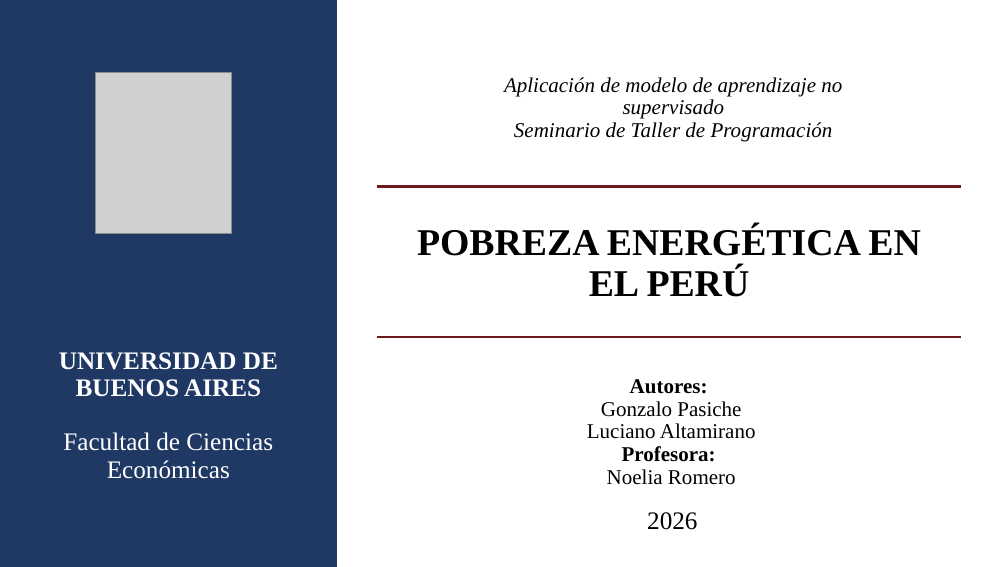
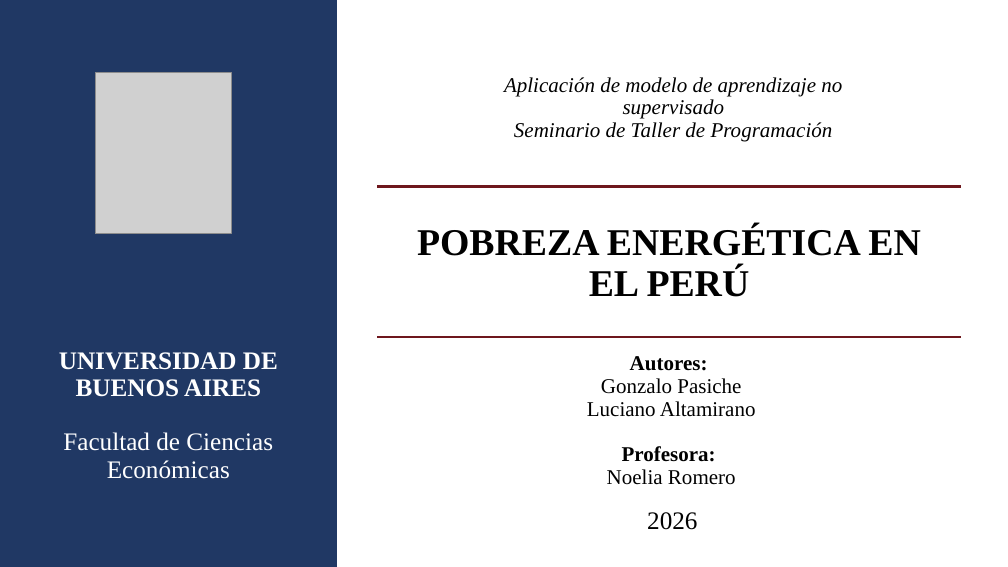
Before and after one commit to lucianoaltamirano435-rgb/Grupo_3_Trabajos_practicos, a slide deck: slide 1 of TP3/TP_final_Seminario_programacion.pptx. Drawn at 1008x567 pixels with LibreOffice and Linux fonts; fonts in the diff are those of the drawing; grey boxes stand for pictures. Boxes give left, top, right and bottom in pixels: in the first picture for what was removed or moved away, otherwise in the second. Text is boxed around its words. In the diff, an @@ line names an element or a change of style, - is before the commit and + after.

```diff
--- a/TP3/TP_final_Seminario_programacion.pptx
+++ b/TP3/TP_final_Seminario_programacion.pptx
@@ text "Autores:" rewrapped from bbox=[587, 379, 756, 485] to bbox=[587, 356, 756, 485] @@
```
Also in this commit, not shown: 6 other files.
